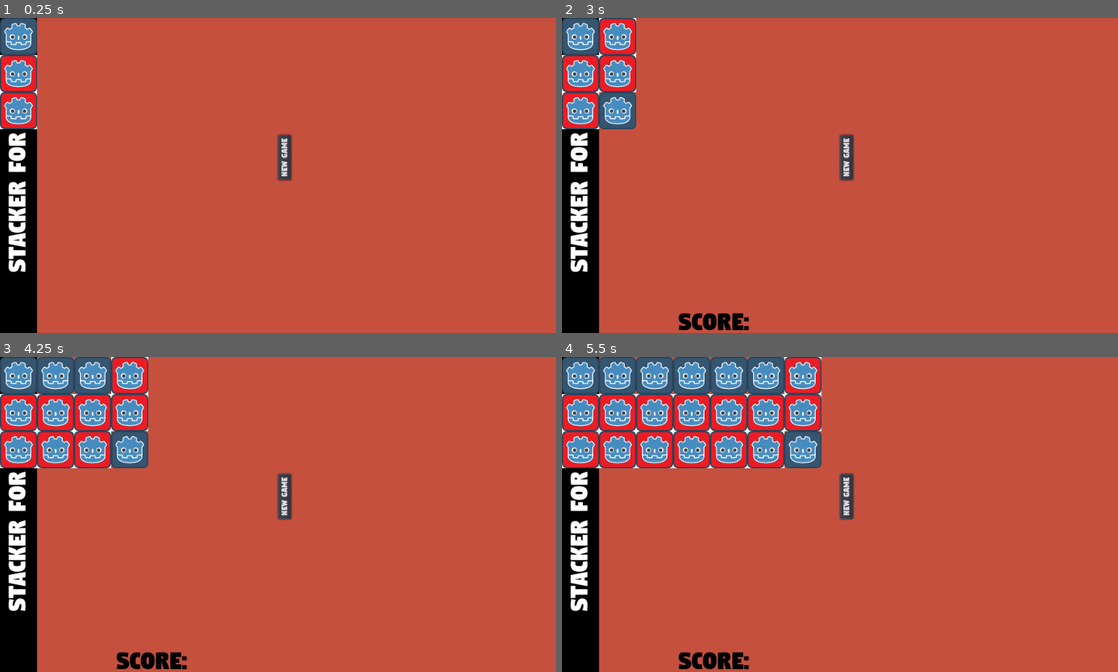
Above: before the commit, frames 1-4 (two rows, left to right).
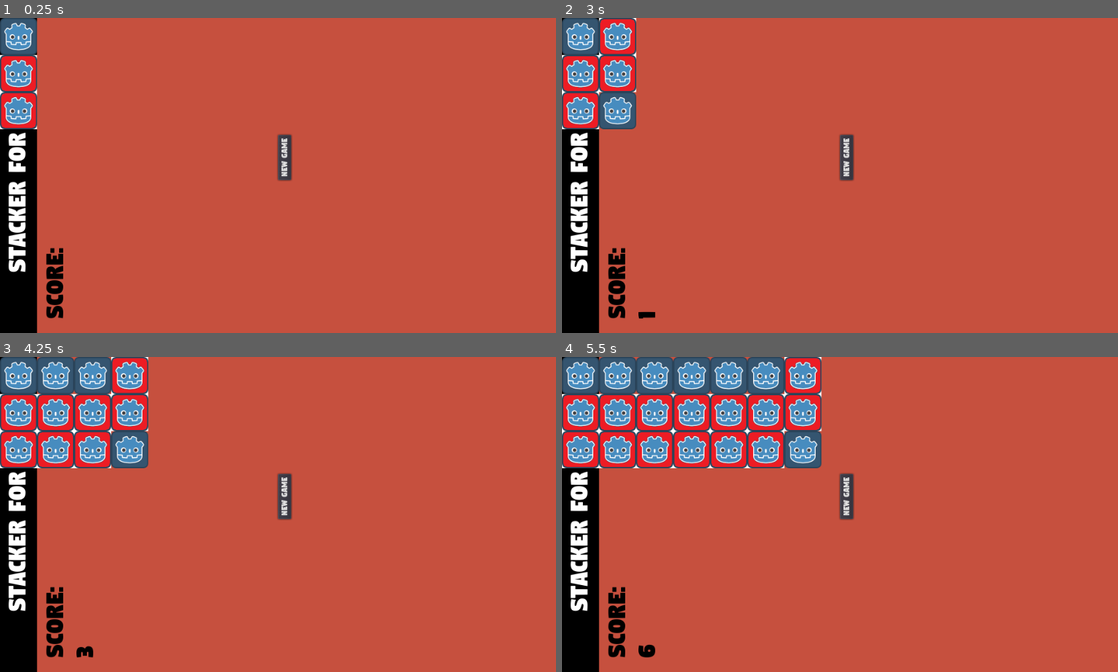
Above: after the commit, the same moments.

Repository: Bunkai9448/StackerVitaGodot
Game: Godot game, scene res://Game.tscn
Two runs of this game, one before a commit and one after it. Both use one fixed random seed, a clock stepped at 60 frames per second and the inputs below.
Inputs:
- Up to frame 1 (0.25 s): no input
- Up to frame 2 (3 s): click "New game" at 0.5 s; click "New game" at 1.25 s; click "New game" at 2 s; tap Enter at 2.75 s; tap Space (Red_Button) at 2.85 s
- Up to frame 3 (4.25 s): tap Space (Red_Button) at 3.5, 3.6 s
- Up to frame 4 (5.5 s): tap Enter at 4.25 s; tap Space (Red_Button) at 4.35, 5, 5.1 s

The runs differ from the first frame. In frame 1, 0.5% of the frame differs, in the area x 8-12%, y 72-96%; in frame 2, 1.2%; in frame 3, 1.2%; in frame 4, 1.2%, in the area x 8-34%, y 72-100%.

Commit message:
Improve score text location and rotation

Diff:
--- a/Stacker for Vita/Game.gd
+++ b/Stacker for Vita/Game.gd
@@ -62,7 +62,7 @@
 			# Update current Score
 			score = score + 1
 			if gameOver:
-				get_node("Score").text = "FAME OVER:\n" +  "SCORE:\n" + str(score)
+				get_node("Score").text = "SCORE:\n" + str(score) + "\nFAME OVER"
 			else:
 				get_node("Score").text = "SCORE:\n" + str(score)
 
--- a/Stacker for Vita/Game.tscn
+++ b/Stacker for Vita/Game.tscn
@@ -52,12 +52,14 @@
 text = "New game"
 
 [node name="Score" type="Label" parent="."]
-margin_left = 200.0
-margin_top = 500.0
-margin_right = 313.0
-margin_bottom = 549.0
+margin_left = 70.0
+margin_top = 520.0
+margin_right = 183.0
+margin_bottom = 569.0
+rect_rotation = 270.0
 custom_colors/font_color = Color( 0, 0, 0, 1 )
 custom_fonts/font = SubResource( 1 )
+text = "SCORE:"
 script = ExtResource( 2 )
 
 [node name="EmptySpace" parent="." instance=ExtResource( 3 )]
